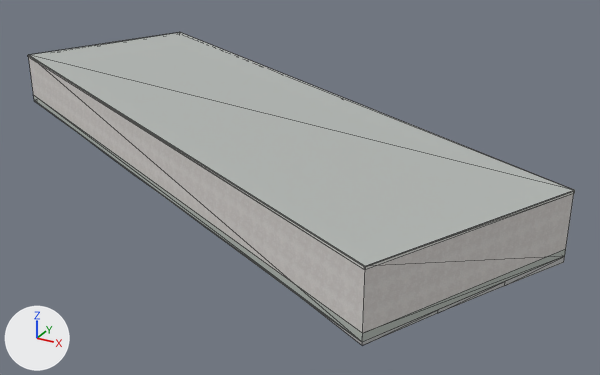
One commit to the Blender file assets/blender/buildings/osm-way-24450070.blend: the scene before it, then after it.
One viewpoint serves both versions: a 50 mm lens placed at (22.7, -34.7, 16.6), pointed at (3.2, 0.7, -1.1). The lights are fixed; the arrows at lower left show +X, +Y and +Z. The first picture is the older version. Mesh edges are drawn as thin lines.

Names of what the first picture shows: 'building foundation 24450070', 'reality 24450070 near reality aged pale plaster', 'reality 24450070 near reality concrete plinth', 'reality 24450070 near reality flat weathered roof', 'reality 24450070 near reality pale aluminum sill'.
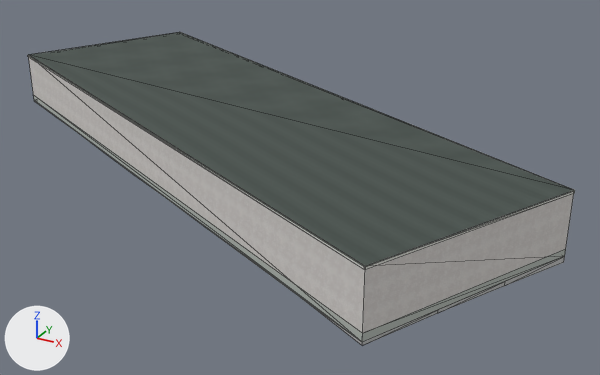
Boxes (x1, y1, x2, y2) around the edits, measured in the pictures (600 x 375 px):
'reality 24450070 near reality flat weathered roof', surface changed (darker): (29, 32, 574, 266) in both
part 1 of me_reality_24450070_near_reality_pale_aluminum_sill, added: after (28, 55, 365, 267)
part 2 of me_reality_24450070_near_reality_pale_aluminum_sill, added: after (28, 32, 575, 269)

What changed in the scene script:
```text
Add img_roof_normal_png:
    img_roof_normal_png = load_image('roof-normal.png', '../../../public/models/architecture/textures/roof-normal.png', 256, 256, 'Non-Color')
Add img_roof_color_png:
    img_roof_color_png = load_image('roof-color.png', '../../../public/models/architecture/textures/roof-color.png', 256, 256, 'sRGB')
Change mat_reality_flat_weathered_roof:
    remove # nodes: BsdfPrincipled, OutputMaterial
    remove # colours: grey #b3b7b4
    nodes: BsdfPrincipled, MixRGB, NormalMap, OutputMaterial, TexImage x2
    colours: white #ffffff
    uses the picture img_roof_color_png
    uses the picture img_roof_normal_png
Change me_reality_24450070_near_reality_pale_aluminum_sill:
    used by ob_reality_24450070_near_reality_pale_aluminum_sill; parent = ob_osm_way_24450070; location = (0.0, 0.0, 0.0)
    remove me_reality_24450070_near_reality_pale_aluminum_sill.from_pydata(...)  # 16 vertices, 8 faces; spans x -17.6..17.6, y -12.3..12.3, z 2.9..3.0
    add me_reality_24450070_near_reality_pale_aluminum_sill.from_pydata(...)  # 32 vertices, 16 faces; spans x -17.6..17.6, y -12.3..12.3, z 2.9..3.0
    me_reality_24450070_near_reality_pale_aluminum_sill part 1: the loose piece of 4 vertices spanning x -17.5..12.8, y -12.3..2.5, z 2.9..3.0 is copied, and the copy is moved by (0.0, 0.0, 0.1); it spans x -17.5..12.8, y -12.3..2.5, z 3.0
    me_reality_24450070_near_reality_pale_aluminum_sill part 2: 12 vertices added at x -17.6..17.6, y -12.3..12.3, z 3.0
```
